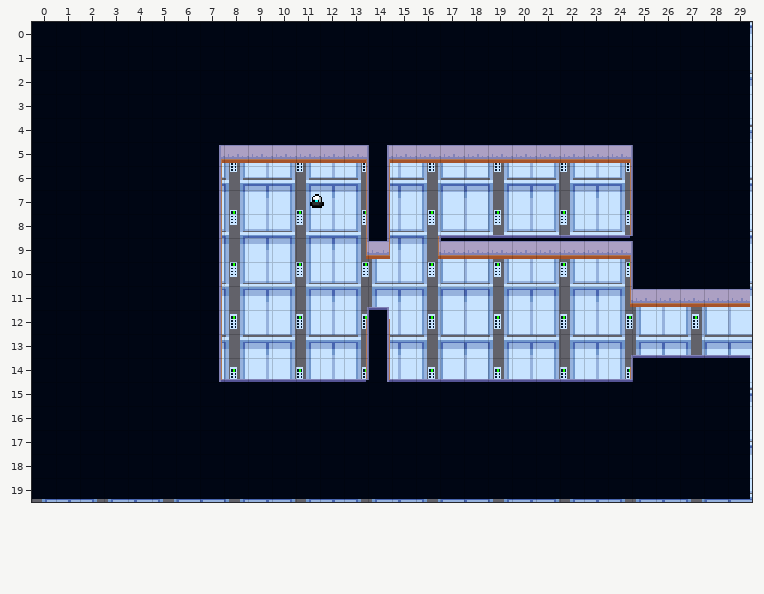
Tiled map, stored at assets/level1.tmx. Above: the version before the commit.
Cells are 16x16 px. Shown: x 0..29, y 0..19.
After the commit:
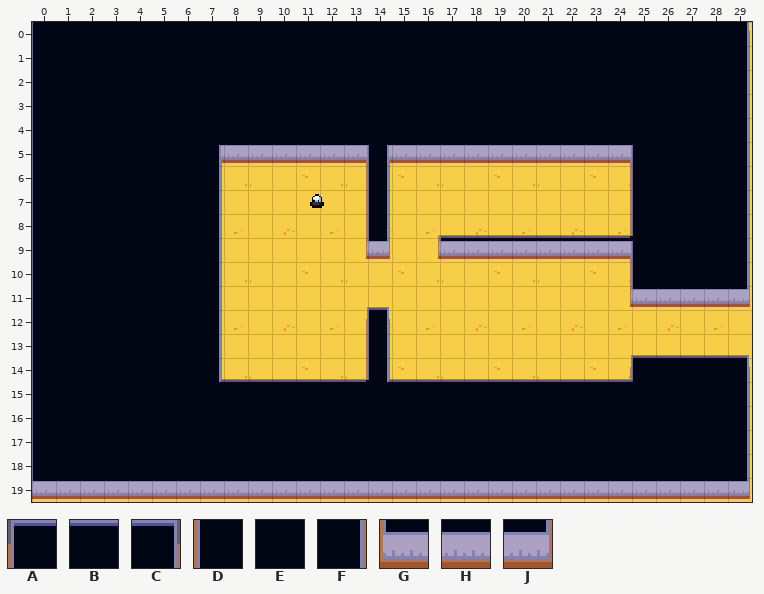
Key: from "office": A 0, B 1, C 2, D 11, E 12, F 13, G 22, H 23, J 24.
_ is an empty cell.
Diff:
layer "Image" picture "elevator.png" -> "floor.png"
Layer "Tiles":
Tile E becomes tile A in row 0 at x 0.
Tile B becomes tile C in row 14 at x 29.
Tile E becomes tile C in row 0 at x 29.
Tile E becomes tile D in rows 1 to 18 at x 0.
Tile E becomes tile F in rows 1 to 10 at x 29; in rows 15 to 18 at x 29.
Tile E becomes tile G in row 19 at x 0.
Tile E becomes tile H in row 19 at x 1 to 28.
Tile E becomes tile J in row 19 at x 29.
Tile H becomes tile J in row 11 at x 29.
